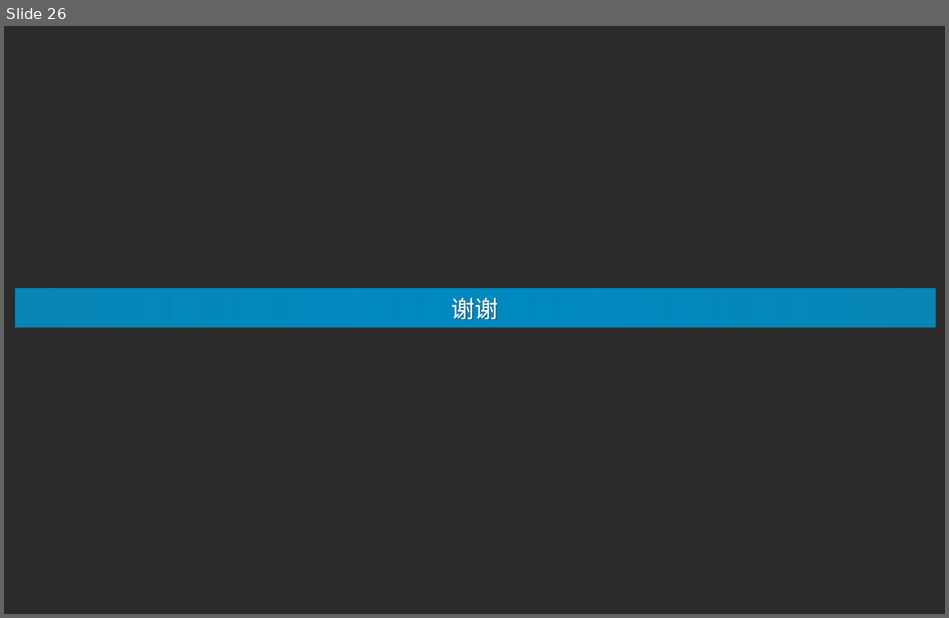
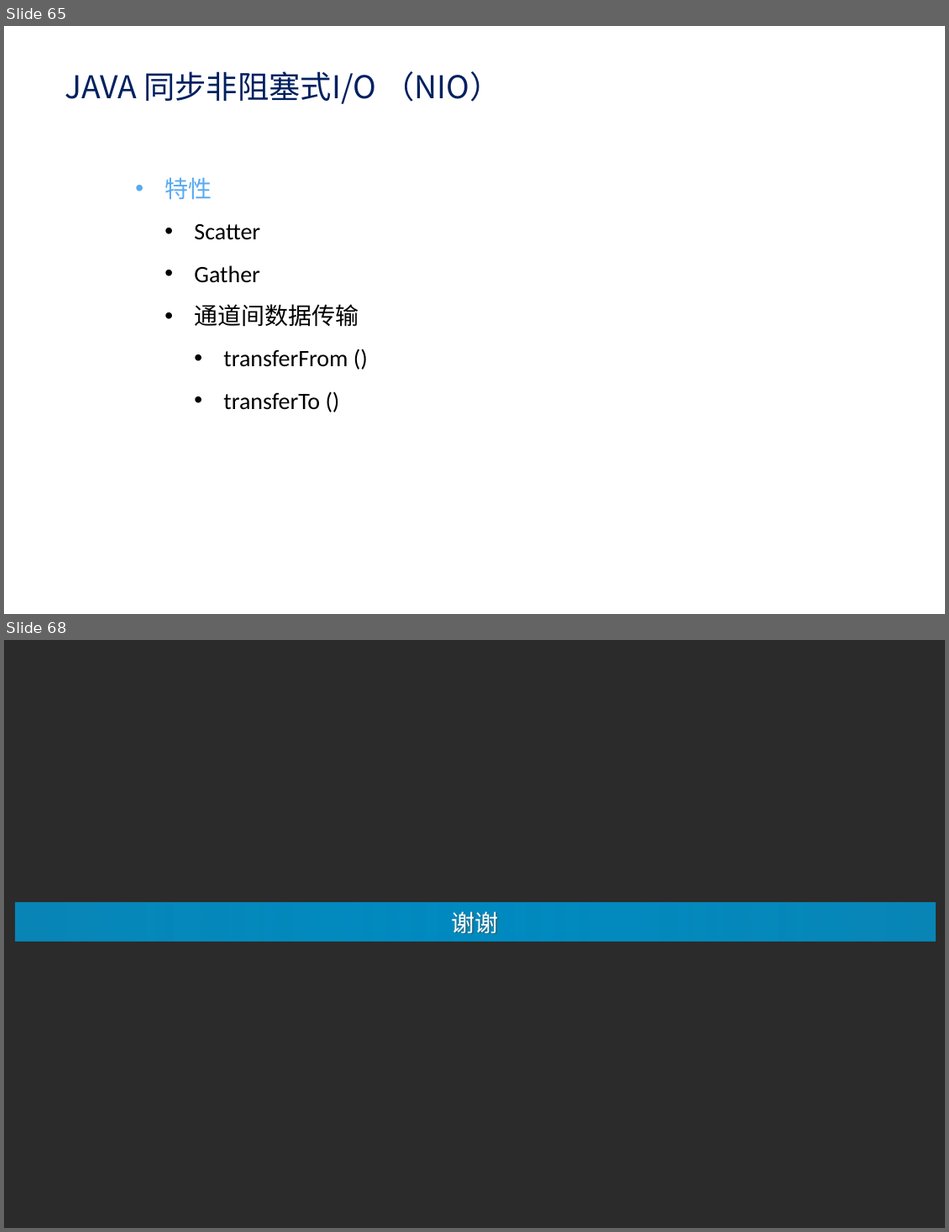
Before and after one commit to edwin1215/edwin, a slide deck: jvm原理.pptx. Shown one above the other, each under a label of ours: slide 26 before the commit, slides 65 and 68 after it; the slides between them are not shown. The pictures are 949x618 and 949x1232 pixels, drawn with LibreOffice and Linux fonts; fonts in the diff are those of the drawing; background and template pictures are left out; a plain dark background stands for a picture behind light text. Boxes give left, top, right and bottom in pixels: in the first picture for what was removed or moved away, otherwise in the second. Text is boxed around its words. In the diff, an @@ line names an element or a change of style, - is before the commit and + after.

```diff
--- a/jvm原理.pptx
+++ b/jvm原理.pptx
@@ slide 65 added at (4, 26, 945, 614), background picture (left out) @@
@@ text added at (64, 71, 501, 104), 24 pt, text #002060 @@
+JAVA 同步非阻塞式I/O （NIO）
@@ text added at (164, 177, 358, 410), 18 pt, text #000000 @@
+  • 特性
+  • Scatter
+  • Gather
+  • 通道间数据传输
+  • transferFrom ()
+  • transferTo ()
@@ what was slide 26 is now slide 68 @@
```
Also in this commit, not shown: 1 slide changed, 41 other slides added.
